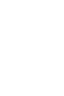
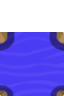
Before/after of a 64x96 layered artwork. What changed in the layer stack:
added group "RoundSouthWest" with 5 layers above "RoundSouthEast" over bbox(0, 84, 15, 96)
added layer "Cliff copy 7" (1st of 2, in "RoundSouthWest") (color burn, 20%) in group "RoundSouthWest" over bbox(0, 89, 7, 96)
added layer "Cliff copy 4" (2nd of 3, in "RoundSouthWest") (color burn, 20%) in group "RoundSouthWest" over bbox(0, 89, 9, 96)
added layer "Cliff" (13th of 16, in "RoundSouthWest") in group "RoundSouthWest" over bbox(0, 90, 9, 96)
added layer "Shadow" (13th of 16, in "RoundSouthWest") (43%) in group "RoundSouthWest" over bbox(0, 84, 15, 96)
added group "RoundSouthEast" with 5 layers above "RoundNorthWest" over bbox(49, 84, 64, 96)
added layer "Cliff copy 4" (3rd of 3, in "RoundSouthEast") (color burn, 20%) in group "RoundSouthEast" over bbox(55, 89, 64, 96)
added layer "Cliff" (14th of 16, in "RoundSouthEast") in group "RoundSouthEast" over bbox(55, 90, 64, 96)
added layer "Shadow" (14th of 16, in "RoundSouthEast") (43%) in group "RoundSouthEast" over bbox(49, 84, 64, 96)
added group "RoundNorthWest" with 4 layers above "RoundNorthEast" over bbox(0, 32, 64, 52)
added layer "Cliff copy 8" (1st of 2, in "RoundNorthWest") (20%) in group "RoundNorthWest" over bbox(0, 32, 9, 43)
added layer "Cliff" (15th of 16, in "RoundNorthWest") in group "RoundNorthWest" over bbox(0, 32, 9, 45)
added layer "Shadow" (15th of 16, in "RoundNorthWest") (43%) in group "RoundNorthWest" over bbox(0, 32, 15, 52)
added group "RoundNorthEast" with 4 layers above "Sea" over bbox(49, 32, 64, 52)
added layer "Cliff copy 8" (2nd of 2, in "RoundNorthEast") (20%) in group "RoundNorthEast" over bbox(55, 32, 64, 43)
added layer "Cliff" (16th of 16, in "RoundNorthEast") in group "RoundNorthEast" over bbox(55, 32, 64, 45)
added layer "Shadow" (16th of 16, in "RoundNorthEast") (43%) in group "RoundNorthEast" over bbox(49, 32, 64, 52)
added layer "Sea" above "Ocean" over bbox(0, 32, 64, 96)
…and 1 more changes (1 added)
